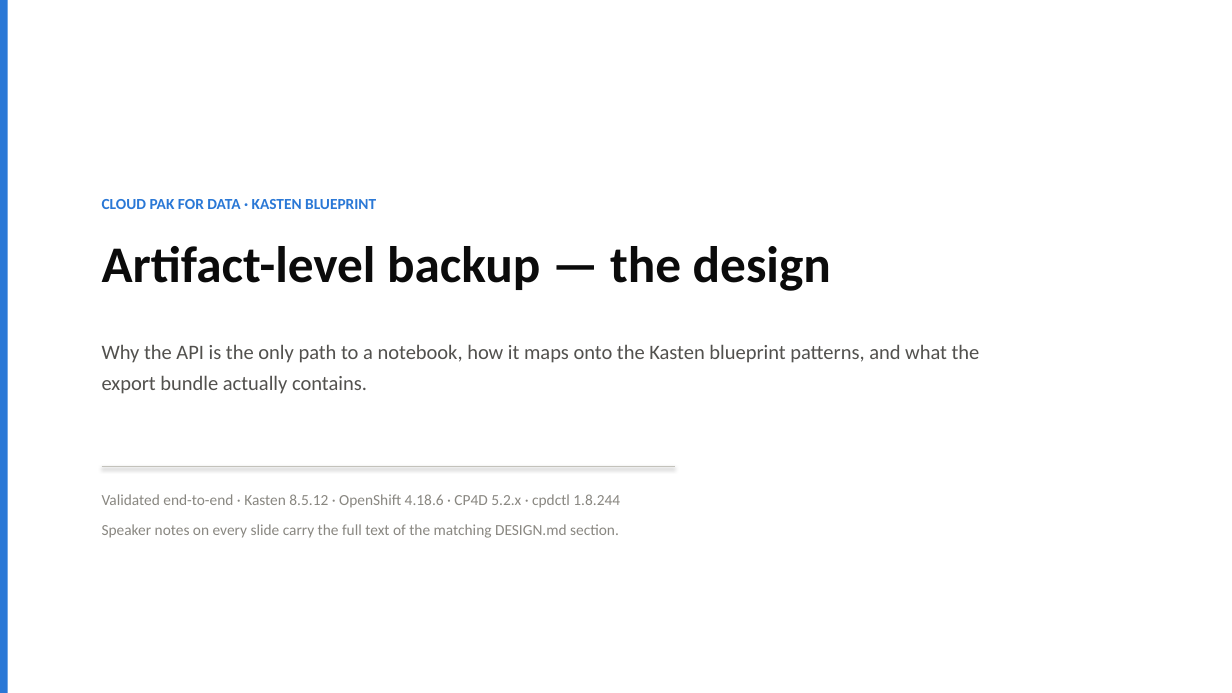
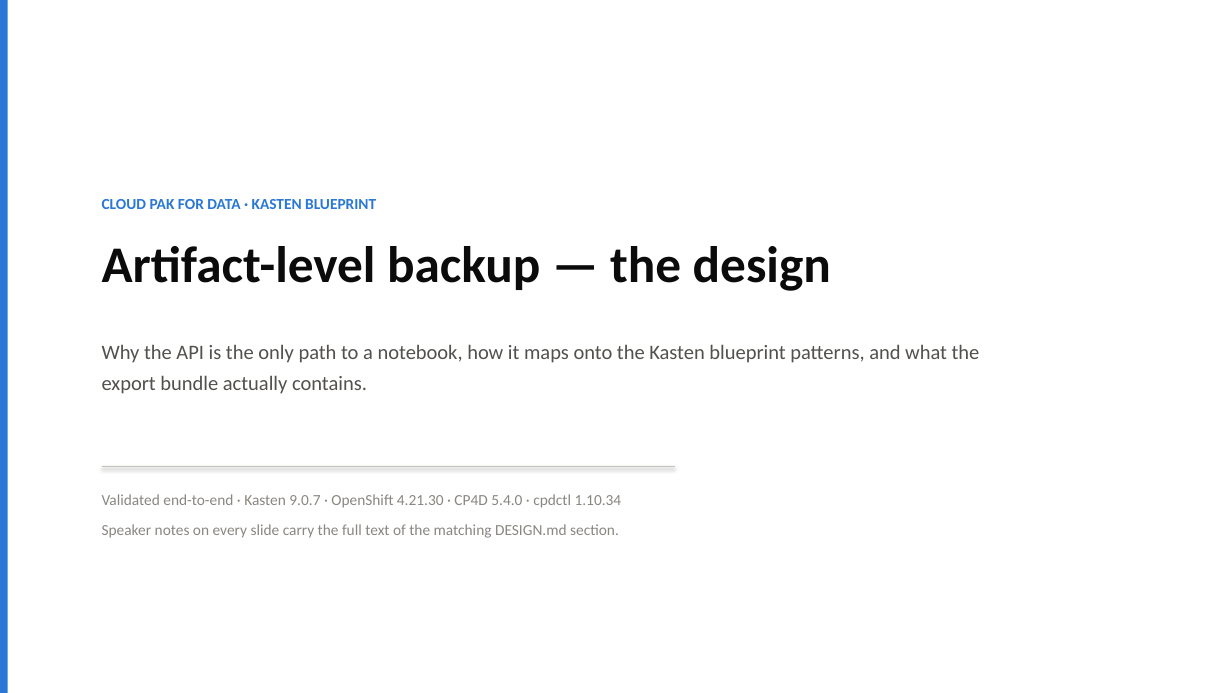
Before and after one commit to kastenhq/blueprint-ai, a slide deck: slide 1 of cp4d-example/DESIGN.pptx. Drawn at 1232x693 pixels with LibreOffice and Linux fonts; fonts in the diff are those of the drawing. Boxes give left, top, right and bottom in pixels: in the first picture for what was removed or moved away, otherwise in the second. Text is boxed around its words. In the diff, an @@ line names an element or a change of style, - is before the commit and + after.

```diff
--- a/cp4d-example/DESIGN.pptx
+++ b/cp4d-example/DESIGN.pptx
@@ text at [102,494,622,508]: text changed @@
-Validated end-to-end · Kasten 8.5.12 · OpenShift 4.18.6 · CP4D 5.2.x · cpdctl 1.8.244
+Validated end-to-end · Kasten 9.0.7 · OpenShift 4.21.30 · CP4D 5.4.0 · cpdctl 1.10.34
```
Also in this commit, not shown: 2 other slides changed, 16 other files.
